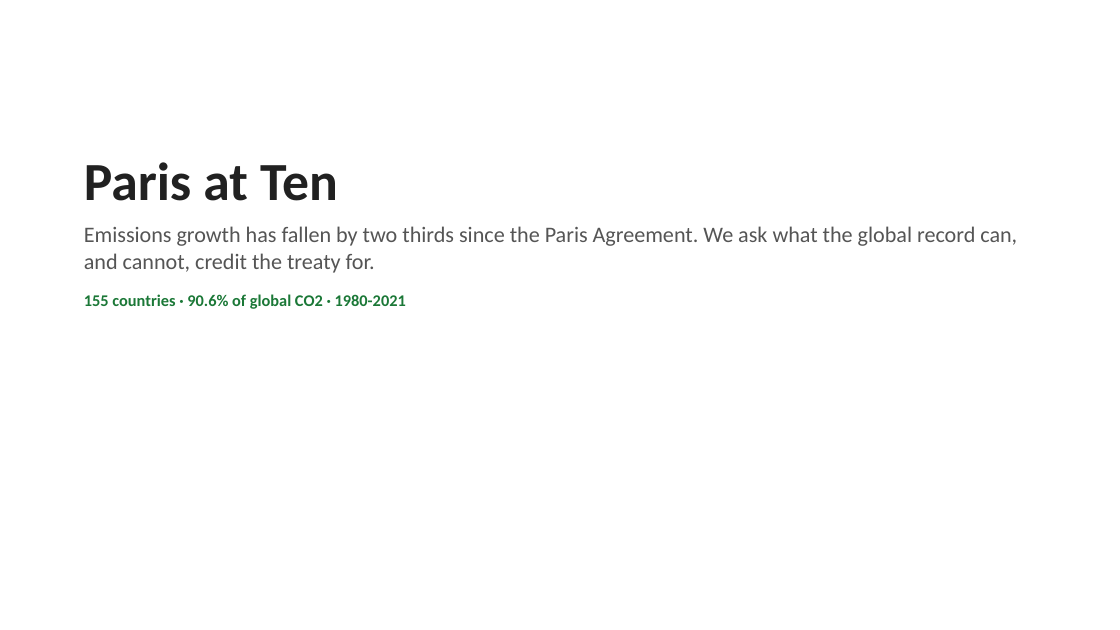
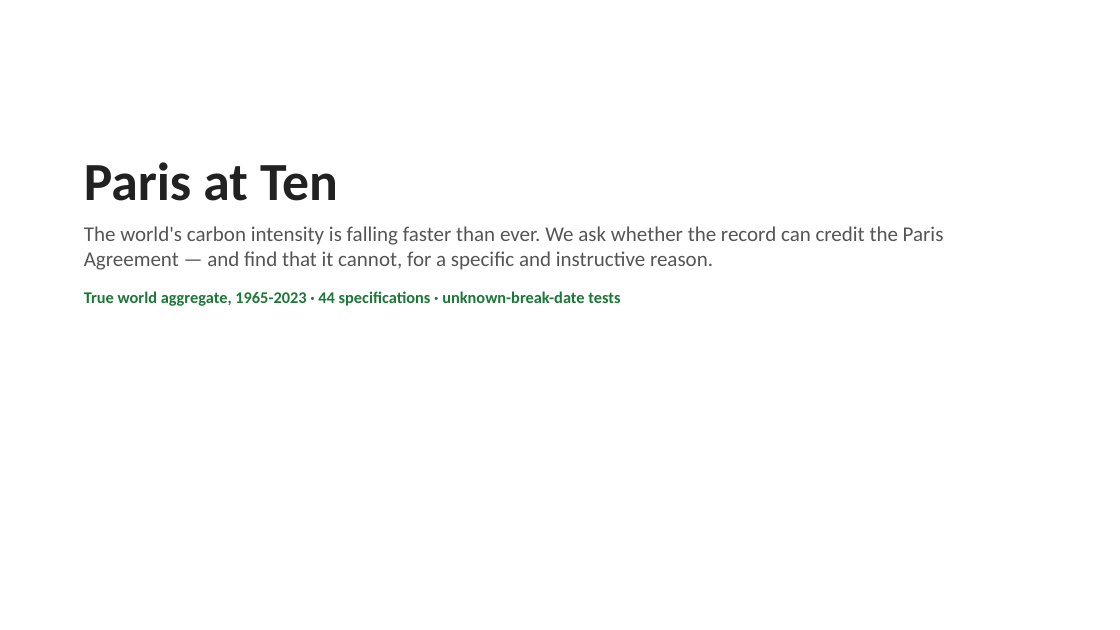
Before and after one commit to cwejnert/HDI-Happiness, a slide deck: slide 1 of carbon_breakpoints_takeaway_figures/paris_at_ten_world_deck.pptx. Drawn at 1120x630 pixels with LibreOffice and Linux fonts; fonts in the diff are those of the drawing. Boxes give left, top, right and bottom in pixels: in the first picture for what was removed or moved away, otherwise in the second. Text is boxed around its words. In the diff, an @@ line names an element or a change of style, - is before the commit and + after.

```diff
--- a/carbon_breakpoints_takeaway_figures/paris_at_ten_world_deck.pptx
+++ b/carbon_breakpoints_takeaway_figures/paris_at_ten_world_deck.pptx
@@ text at bbox=[84, 226, 944, 306]: text changed; size 19 to 18 pt @@
-Emissions growth has fallen by two thirds since the Paris Agreement. We ask what the global record can, and cannot, credit the treaty for.
-155 countries · 90.6% of global CO2 · 1980-2021
+The world's carbon intensity is falling faster than ever. We ask whether the record can credit the Paris Agreement — and find that it cannot, for a specific and instructive reason.
+True world aggregate, 1965-2023 · 44 specifications · unknown-break-date tests
```
Also in this commit, not shown: 6 other slides changed, 4 slides added, 5 slides removed, 15 other files.
